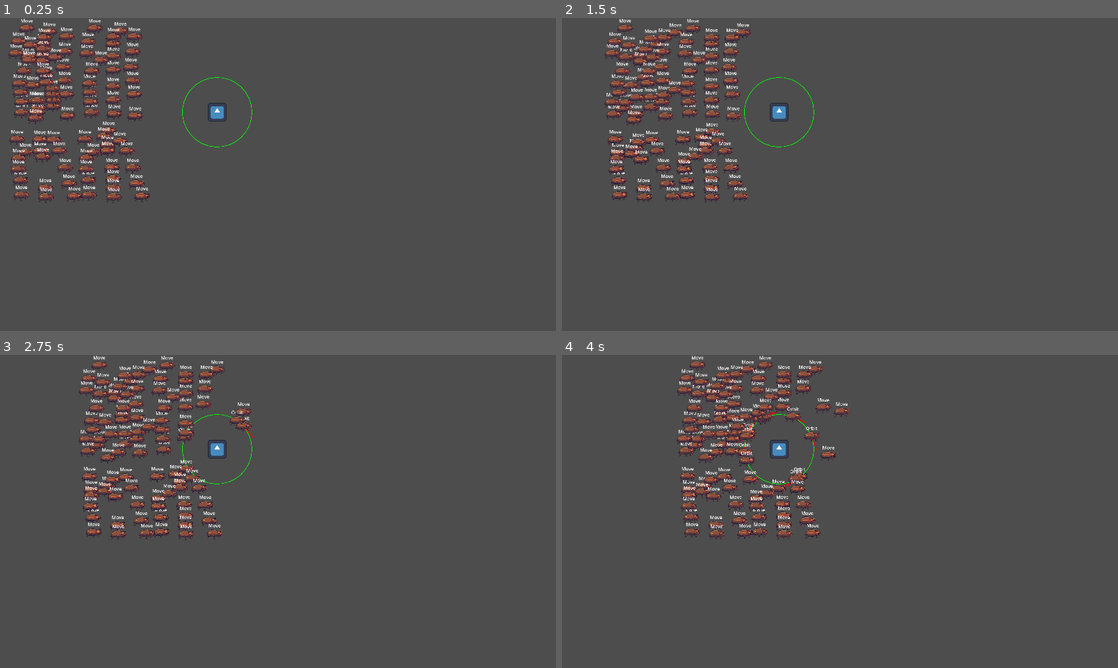
Above: before the commit, frames 1-4 (two rows, left to right).
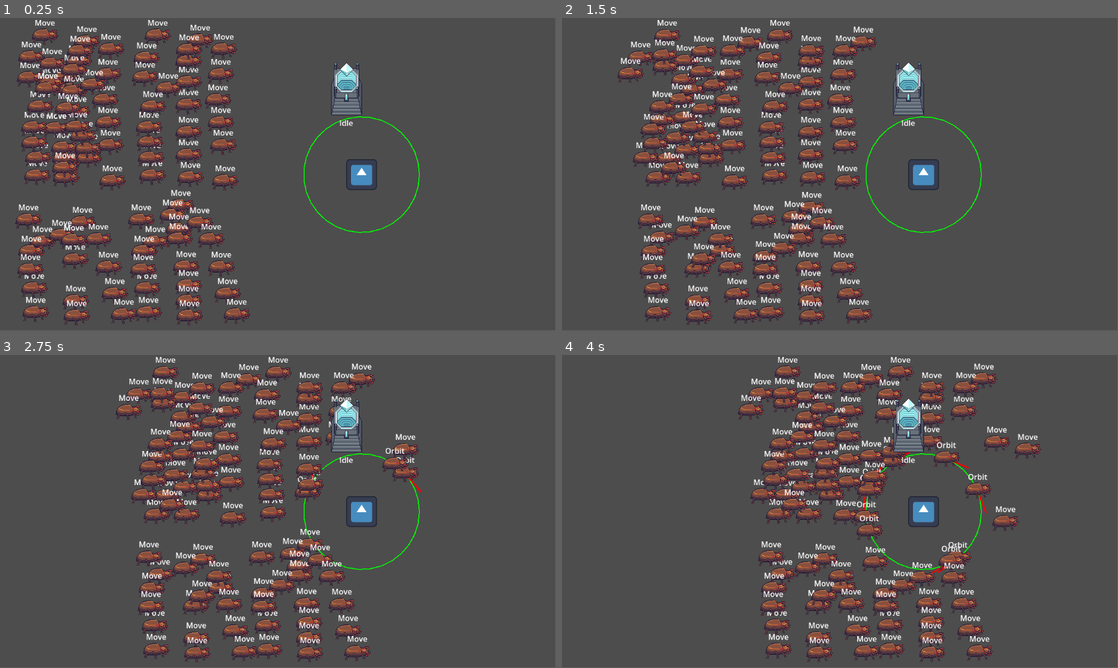
Above: after the commit, the same moments.

Repository: mbarnest/magical-orbits-td
Game: Godot game, scene res://test_scenes/test_orbit.tscn
Same seed, same stepped clock (60 frames per second), same inputs: the game is played once before the commit and once after it. The project has no main scene, so this scene is started directly. The engine's default icon, where the game draws it, is replaced by a stand-in: a white triangle on a blue panel in a dark square.
Inputs:
- Up to frame 1 (0.25 s): no input
- Up to frame 2 (1.5 s): no input
- Up to frame 3 (2.75 s): no input
- Up to frame 4 (4 s): no input
In our replay, the window is 800x450 before the commit and 799x449 after it. These sizes can differ from the game's own. Grey fills any space a smaller window leaves; there, only what the larger window draws over its background counts as a difference.

The runs differ from the first frame. In frame 1, 19% of the frame differs, in the area x 1-76%, y 0-99%; in frame 2, 20%; in frame 3, 20%; in frame 4, 20%, in the area x 20-87%, y 0-98%.

Commit message:
Clean FSM + Create Tower
Clean FSM code
Create Tower

Diff:
--- a/entities/enemies/base/enemy.gd
+++ b/entities/enemies/base/enemy.gd
@@ -1,19 +1,11 @@
 class_name Enemy extends CharacterBody2D
 
-@export_group("Stats")
 @export var speed: float = 100.0
-@export var mass_value: float = 1.0
+@export var mass: float = 1.0
 
 @onready var animated_sprite: AnimatedSprite2D = $AnimatedSprite2D
 @onready var state_machine: StateMachine = $StateMachine
 @onready var state_label: Label = $StateLabel
 
-func _ready() -> void:
-	if state_machine:
-		state_machine.state_changed.connect(_on_state_changed)
-		if state_machine.current_state and state_label:
-			state_label.text = state_machine.current_state.name
-
-func _on_state_changed(new_state_name: String) -> void:
-	if state_label:
-		state_label.text = new_state_name
+func _process(_delta):
+	state_label.text = state_machine.current_state.name
--- a/entities/enemies/base/enemy_base.tscn
+++ b/entities/enemies/base/enemy_base.tscn
@@ -43,3 +43,5 @@
 offset_top = -40.0
 offset_right = 20.0
 offset_bottom = -17.0
+text = "State"
+horizontal_alignment = 1
--- a/entities/enemies/base/states/enemy_move.gd
+++ b/entities/enemies/base/states/enemy_move.gd
@@ -4,6 +4,6 @@
 	if enemy.animated_sprite:
 		enemy.animated_sprite.play("walk")
 
-func physics_update(delta: float) -> void:
+func physics_update(_delta: float) -> void:
 	enemy.velocity = Vector2.RIGHT * enemy.speed
 	enemy.move_and_slide()
--- a/entities/enemies/base/states/enemy_orbit.gd
+++ b/entities/enemies/base/states/enemy_orbit.gd
@@ -1,28 +1,21 @@
 class_name EnemyOrbit extends EnemyState
 
-var current_angle: float = 0.0
-var orbit_radius: float = 120.0
-var angular_velocity: float = 3.0
+@export var current_angle: float = 0.0
+@export var orbit_radius: float = 120.0
+@export var angular_velocity: float = 3.0
+
 var tower_ref: Node2D = null
 
 func enter(msg := {}) -> void:
-	if msg.has("tower"):
-		tower_ref = msg["tower"]
-	if msg.has("radius"):
-		orbit_radius = msg["radius"]
-	if msg.has("base_omega"):
-		var mass = enemy.mass_value if enemy and enemy.mass_value > 0 else 1.0
-		angular_velocity = msg["base_omega"] / mass
+	tower_ref = msg["tower"]
+	orbit_radius = msg["radius"]
+	angular_velocity = msg["base_omega"] / enemy.mass
 
-	if tower_ref and enemy:
-		var offset: Vector2 = enemy.global_position - tower_ref.global_position
-		current_angle = offset.angle()
-		enemy.animated_sprite.play("walk")
+	var offset: Vector2 = enemy.global_position - tower_ref.global_position
+	current_angle = offset.angle()
+	enemy.animated_sprite.play("walk")
 
 func physics_update(delta: float) -> void:
-	if not is_instance_valid(tower_ref) or not enemy:
-		return
-
 	current_angle += angular_velocity * delta
 	var offset := Vector2(cos(current_angle), sin(current_angle)) * orbit_radius
 	enemy.global_position = tower_ref.global_position + offset
--- a/entities/enemies/base/states/enemy_state.gd
+++ b/entities/enemies/base/states/enemy_state.gd
@@ -6,4 +6,3 @@
 func _ready() -> void:
 	await owner.ready
 	enemy = owner as Enemy
-	assert(enemy != null, "EnemyState script must be used within an Enemy scene.")
--- /dev/null
+++ b/entities/towers/states/tower_idle.gd
@@ -0,0 +1,13 @@
+class_name TowerIdle extends TowerState
+
+# Called when entering the state
+func enter(_msg := {}) -> void:
+	pass
+
+# Called when exiting the state
+func exit() -> void:
+	pass
+
+# Called during the physics processing loop
+func physics_update(_delta: float) -> void:
+	pass
--- /dev/null
+++ b/entities/towers/states/tower_state.gd
@@ -0,0 +1,8 @@
+class_name TowerState extends State
+
+# Reference to the tower root node
+var tower: Tower
+
+func _ready():
+	await owner.ready
+	tower = owner as Tower
--- /dev/null
+++ b/entities/towers/tower.gd
@@ -0,0 +1,9 @@
+class_name Tower extends Node2D
+
+@export_range(1,3) var level: int = 1
+
+@onready var state_machine: StateMachine = $StateMachine
+@onready var state_label: Label = $StateLabel
+
+func _process(delta):
+	state_label.text = state_machine.current_state.name
--- /dev/null
+++ b/entities/towers/tower.tscn
@@ -0,0 +1,520 @@
+[gd_scene format=3 uid="uid://c4dixhf7u72hy"]
+
+[ext_resource type="Script" uid="uid://b0j0bhp77yk7g" path="res://entities/towers/tower.gd" id="1_3qjjp"]
+[ext_resource type="Texture2D" uid="uid://dhynugofo4i7l" path="res://assets/towers/Tower 02.png" id="1_fqylt"]
+[ext_resource type="Texture2D" uid="uid://br2btlxg75jhe" path="res://assets/towers/Tower 02 - Level 01 - Weapon.png" id="2_4p4bm"]
+[ext_resource type="Texture2D" uid="uid://d4lcmy3hrtxtx" path="res://assets/towers/Tower 02 - Level 02 - Weapon.png" id="3_igp14"]
+[ext_resource type="Texture2D" uid="uid://lwwm22rakc60" path="res://assets/towers/Tower 02 - Level 03 - Weapon.png" id="4_3qjjp"]
+[ext_resource type="Script" uid="uid://c27lu6bjutm2x" path="res://fsm/state_machine.gd" id="6_irjtw"]
+[ext_resource type="Script" uid="uid://bhvcn1vne4wer" path="res://entities/towers/states/tower_idle.gd" id="7_irjtw"]
+
+[sub_resource type="AtlasTexture" id="AtlasTexture_irjtw"]
+atlas = ExtResource("2_4p4bm")
+region = Rect2(144, 48, 48, 48)
+
+[sub_resource type="AtlasTexture" id="AtlasTexture_wfufn"]
+atlas = ExtResource("2_4p4bm")
+region = Rect2(192, 48, 48, 48)
+
+[sub_resource type="AtlasTexture" id="AtlasTexture_klv4w"]
+atlas = ExtResource("2_4p4bm")
+region = Rect2(240, 48, 48, 48)
+
+[sub_resource type="AtlasTexture" id="AtlasTexture_fr5og"]
+atlas = ExtResource("2_4p4bm")
+region = Rect2(288, 48, 48, 48)
+
+[sub_resource type="AtlasTexture" id="AtlasTexture_psyns"]
+atlas = ExtResource("2_4p4bm")
+region = Rect2(336, 48, 48, 48)
+
+[sub_resource type="AtlasTexture" id="AtlasTexture_edjlk"]
+atlas = ExtResource("2_4p4bm")
+region = Rect2(384, 48, 48, 48)
+
+[sub_resource type="AtlasTexture" id="AtlasTexture_it6y3"]
+atlas = ExtResource("2_4p4bm")
+region = Rect2(432, 48, 48, 48)
+
+[sub_resource type="AtlasTexture" id="AtlasTexture_qsg1a"]
+atlas = ExtResource("2_4p4bm")
+region = Rect2(480, 48, 48, 48)
+
+[sub_resource type="AtlasTexture" id="AtlasTexture_m53j6"]
+atlas = ExtResource("2_4p4bm")
+region = Rect2(528, 48, 48, 48)
+
+[sub_resource type="AtlasTexture" id="AtlasTexture_fhyl5"]
+atlas = ExtResource("2_4p4bm")
+region = Rect2(576, 48, 48, 48)
+
+[sub_resource type="AtlasTexture" id="AtlasTexture_tqyko"]
+atlas = ExtResource("2_4p4bm")
+region = Rect2(624, 48, 48, 48)
+
+[sub_resource type="AtlasTexture" id="AtlasTexture_5dj7s"]
+atlas = ExtResource("2_4p4bm")
+region = Rect2(672, 48, 48, 48)
+
+[sub_resource type="AtlasTexture" id="AtlasTexture_8ueb4"]
+atlas = ExtResource("2_4p4bm")
+region = Rect2(720, 48, 48, 48)
+
+[sub_resource type="AtlasTexture" id="AtlasTexture_n3icb"]
+atlas = ExtResource("2_4p4bm")
+region = Rect2(0, 0, 48, 48)
+
+[sub_resource type="AtlasTexture" id="AtlasTexture_epye6"]
+atlas = ExtResource("2_4p4bm")
+region = Rect2(48, 0, 48, 48)
+
+[sub_resource type="AtlasTexture" id="AtlasTexture_rw8mw"]
+atlas = ExtResource("2_4p4bm")
+region = Rect2(96, 0, 48, 48)
+
+[sub_resource type="AtlasTexture" id="AtlasTexture_u4rcn"]
+atlas = ExtResource("2_4p4bm")
+region = Rect2(144, 0, 48, 48)
+
+[sub_resource type="AtlasTexture" id="AtlasTexture_0kpwa"]
+atlas = ExtResource("2_4p4bm")
+region = Rect2(192, 0, 48, 48)
+
+[sub_resource type="AtlasTexture" id="AtlasTexture_aw25e"]
+atlas = ExtResource("2_4p4bm")
+region = Rect2(240, 0, 48, 48)
+
+[sub_resource type="AtlasTexture" id="AtlasTexture_6krhm"]
+atlas = ExtResource("2_4p4bm")
+region = Rect2(288, 0, 48, 48)
+
+[sub_resource type="AtlasTexture" id="AtlasTexture_6df2s"]
+atlas = ExtResource("2_4p4bm")
+region = Rect2(336, 0, 48, 48)
+
+[sub_resource type="AtlasTexture" id="AtlasTexture_5jkhp"]
+atlas = ExtResource("2_4p4bm")
+region = Rect2(384, 0, 48, 48)
+
+[sub_resource type="AtlasTexture" id="AtlasTexture_hf4v2"]
+atlas = ExtResource("2_4p4bm")
+region = Rect2(432, 0, 48, 48)
+
+[sub_resource type="AtlasTexture" id="AtlasTexture_atf8u"]
+atlas = ExtResource("3_igp14")
+region = Rect2(0, 0, 64, 64)
+
+[sub_resource type="AtlasTexture" id="AtlasTexture_bk3x5"]
+atlas = ExtResource("3_igp14")
+region = Rect2(64, 0, 64, 64)
+
+[sub_resource type="AtlasTexture" id="AtlasTexture_o6mhg"]
+atlas = ExtResource("3_igp14")
+region = Rect2(128, 0, 64, 64)
+
+[sub_resource type="AtlasTexture" id="AtlasTexture_ew0qo"]
+atlas = ExtResource("3_igp14")
+region = Rect2(192, 0, 64, 64)
+
+[sub_resource type="AtlasTexture" id="AtlasTexture_u0hpp"]
+atlas = ExtResource("3_igp14")
+region = Rect2(256, 0, 64, 64)
+
+[sub_resource type="AtlasTexture" id="AtlasTexture_d7afa"]
+atlas = ExtResource("3_igp14")
+region = Rect2(320, 0, 64, 64)
+
+[sub_resource type="AtlasTexture" id="AtlasTexture_2l4mo"]
+atlas = ExtResource("3_igp14")
+region = Rect2(384, 0, 64, 64)
+
+[sub_resource type="AtlasTexture" id="AtlasTexture_mobyf"]
+atlas = ExtResource("3_igp14")
+region = Rect2(448, 0, 64, 64)
+
+[sub_resource type="AtlasTexture" id="AtlasTexture_8n41v"]
+atlas = ExtResource("3_igp14")
+region = Rect2(512, 0, 64, 64)
+
+[sub_resource type="AtlasTexture" id="AtlasTexture_uik0n"]
+atlas = ExtResource("3_igp14")
+region = Rect2(576, 0, 64, 64)
+
+[sub_resource type="AtlasTexture" id="AtlasTexture_0hevf"]
+atlas = ExtResource("3_igp14")
+region = Rect2(640, 0, 64, 64)
+
+[sub_resource type="AtlasTexture" id="AtlasTexture_mf86w"]
+atlas = ExtResource("3_igp14")
+region = Rect2(704, 0, 64, 64)
+
+[sub_resource type="AtlasTexture" id="AtlasTexture_rhang"]
+atlas = ExtResource("3_igp14")
+region = Rect2(768, 0, 64, 64)
+
+[sub_resource type="AtlasTexture" id="AtlasTexture_mk8r5"]
+atlas = ExtResource("3_igp14")
+region = Rect2(832, 0, 64, 64)
+
+[sub_resource type="AtlasTexture" id="AtlasTexture_1hwl3"]
+atlas = ExtResource("3_igp14")
+region = Rect2(896, 0, 64, 64)
+
+[sub_resource type="AtlasTexture" id="AtlasTexture_6w7r7"]
+atlas = ExtResource("3_igp14")
+region = Rect2(960, 0, 64, 64)
+
+[sub_resource type="AtlasTexture" id="AtlasTexture_xfn0y"]
+atlas = ExtResource("4_3qjjp")
+region = Rect2(0, 0, 64, 64)
+
+[sub_resource type="AtlasTexture" id="AtlasTexture_jbe4w"]
+atlas = ExtResource("4_3qjjp")
+region = Rect2(64, 0, 64, 64)
+
+[sub_resource type="AtlasTexture" id="AtlasTexture_l8068"]
+atlas = ExtResource("4_3qjjp")
+region = Rect2(128, 0, 64, 64)
+
+[sub_resource type="AtlasTexture" id="AtlasTexture_sjcvx"]
+atlas = ExtResource("4_3qjjp")
+region = Rect2(192, 0, 64, 64)
+
+[sub_resource type="AtlasTexture" id="AtlasTexture_6fsux"]
+atlas = ExtResource("4_3qjjp")
+region = Rect2(256, 0, 64, 64)
+
+[sub_resource type="AtlasTexture" id="AtlasTexture_ro02f"]
+atlas = ExtResource("4_3qjjp")
+region = Rect2(320, 0, 64, 64)
+
+[sub_resource type="AtlasTexture" id="AtlasTexture_ke1ht"]
+atlas = ExtResource("4_3qjjp")
+region = Rect2(384, 0, 64, 64)
+
+[sub_resource type="AtlasTexture" id="AtlasTexture_kdt56"]
+atlas = ExtResource("4_3qjjp")
+region = Rect2(448, 0, 64, 64)
+
+[sub_resource type="AtlasTexture" id="AtlasTexture_rswpl"]
+atlas = ExtResource("4_3qjjp")
+region = Rect2(512, 0, 64, 64)
+
+[sub_resource type="AtlasTexture" id="AtlasTexture_q6wm7"]
+atlas = ExtResource("4_3qjjp")
+region = Rect2(576, 0, 64, 64)
+
+[sub_resource type="AtlasTexture" id="AtlasTexture_5tdc1"]
+atlas = ExtResource("4_3qjjp")
+region = Rect2(640, 0, 64, 64)
+
+[sub_resource type="AtlasTexture" id="AtlasTexture_j8r4o"]
+atlas = ExtResource("4_3qjjp")
+region = Rect2(704, 0, 64, 64)
+
+[sub_resource type="AtlasTexture" id="AtlasTexture_sflr0"]
+atlas = ExtResource("4_3qjjp")
+region = Rect2(768, 0, 64, 64)
+
+[sub_resource type="AtlasTexture" id="AtlasTexture_3g0ua"]
+atlas = ExtResource("4_3qjjp")
+region = Rect2(832, 0, 64, 64)
+
+[sub_resource type="AtlasTexture" id="AtlasTexture_48bh7"]
+atlas = ExtResource("4_3qjjp")
+region = Rect2(896, 0, 64, 64)
+
+[sub_resource type="AtlasTexture" id="AtlasTexture_7ha2k"]
+atlas = ExtResource("4_3qjjp")
+region = Rect2(960, 0, 64, 64)
+
+[sub_resource type="AtlasTexture" id="AtlasTexture_ucx1u"]
+atlas = ExtResource("4_3qjjp")
+region = Rect2(1024, 0, 64, 64)
+
+[sub_resource type="AtlasTexture" id="AtlasTexture_lfi1s"]
+atlas = ExtResource("4_3qjjp")
+region = Rect2(1088, 0, 64, 64)
+
+[sub_resource type="AtlasTexture" id="AtlasTexture_tlx56"]
+atlas = ExtResource("4_3qjjp")
+region = Rect2(1152, 0, 64, 64)
+
+[sub_resource type="AtlasTexture" id="AtlasTexture_vw5oc"]
+atlas = ExtResource("4_3qjjp")
+region = Rect2(1216, 0, 64, 64)
+
+[sub_resource type="AtlasTexture" id="AtlasTexture_qkbd6"]
+atlas = ExtResource("2_4p4bm")
+region = Rect2(0, 48, 48, 48)
+
+[sub_resource type="AtlasTexture" id="AtlasTexture_p53qx"]
+atlas = ExtResource("2_4p4bm")
+region = Rect2(48, 48, 48, 48)
+
+[sub_resource type="AtlasTexture" id="AtlasTexture_fb3tp"]
+atlas = ExtResource("2_4p4bm")
+region = Rect2(96, 48, 48, 48)
+
+[sub_resource type="SpriteFrames" id="SpriteFrames_j8abd"]
+animations = [{
+"frames": [{
+"duration": 1.0,
+"texture": SubResource("AtlasTexture_irjtw")
+}, {
+"duration": 1.0,
+"texture": SubResource("AtlasTexture_wfufn")
+}, {
+"duration": 1.0,
+"texture": SubResource("AtlasTexture_klv4w")
+}, {
+"duration": 1.0,
+"texture": SubResource("AtlasTexture_fr5og")
+}, {
+"duration": 1.0,
+"texture": SubResource("AtlasTexture_psyns")
+}, {
+"duration": 1.0,
+"texture": SubResource("AtlasTexture_edjlk")
+}, {
+"duration": 1.0,
+"texture": SubResource("AtlasTexture_it6y3")
+}, {
+"duration": 1.0,
+"texture": SubResource("AtlasTexture_qsg1a")
+}, {
+"duration": 1.0,
+"texture": SubResource("AtlasTexture_m53j6")
+}, {
+"duration": 1.0,
+"texture": SubResource("AtlasTexture_fhyl5")
+}],
+"loop": 1,
+"name": &"action_lvl1",
+"speed": 9.0
+}, {
+"frames": [{
+"duration": 1.0,
+"texture": SubResource("AtlasTexture_tqyko")
+}, {
+"duration": 1.0,
+"texture": SubResource("AtlasTexture_5dj7s")
+}, {
+"duration": 1.0,
+"texture": SubResource("AtlasTexture_8ueb4")
+}],
+"loop": 0,
+"name": &"close_lvl1",
+"speed": 6.0
+}, {
+"frames": [{
+"duration": 1.0,
+"texture": SubResource("AtlasTexture_n3icb")
+}, {
+"duration": 1.0,
+"texture": SubResource("AtlasTexture_epye6")
+}, {
+"duration": 1.0,
+"texture": SubResource("AtlasTexture_rw8mw")
+}, {
+"duration": 1.0,
+"texture": SubResource("AtlasTexture_u4rcn")
+}, {
+"duration": 1.0,
+"texture": SubResource("AtlasTexture_0kpwa")
+}, {
+"duration": 1.0,
+"texture": SubResource("AtlasTexture_aw25e")
+}, {
+"duration": 1.0,
+"texture": SubResource("AtlasTexture_6krhm")
+}, {
+"duration": 1.0,
+"texture": SubResource("AtlasTexture_6df2s")
+}, {
+"duration": 1.0,
+"texture": SubResource("AtlasTexture_5jkhp")
+}, {
+"duration": 1.0,
+"texture": SubResource("AtlasTexture_hf4v2")
+}],
+"loop": 1,
+"name": &"idle_lvl1",
+"speed": 9.0
+}, {
+"frames": [{
+"duration": 1.0,
+"texture": SubResource("AtlasTexture_atf8u")
+}, {
+"duration": 1.0,
+"texture": SubResource("AtlasTexture_bk3x5")
+}, {
+"duration": 1.0,
+"texture": SubResource("AtlasTexture_o6mhg")
+}, {
+"duration": 1.0,
+"texture": SubResource("AtlasTexture_ew0qo")
+}, {
+"duration": 1.0,
+"texture": SubResource("AtlasTexture_u0hpp")
+}, {
+"duration": 1.0,
+"texture": SubResource("AtlasTexture_d7afa")
+}, {
+"duration": 1.0,
+"texture": SubResource("AtlasTexture_2l4mo")
+}, {
+"duration": 1.0,
+"texture": SubResource("AtlasTexture_mobyf")
+}, {
+"duration": 1.0,
+"texture": SubResource("AtlasTexture_8n41v")
+}, {
+"duration": 1.0,
+"texture": SubResource("AtlasTexture_uik0n")
+}, {
+"duration": 1.0,
+"texture": SubResource("AtlasTexture_0hevf")
+}, {
+"duration": 1.0,
+"texture": SubResource("AtlasTexture_mf86w")
+}, {
+"duration": 1.0,
+"texture": SubResource("AtlasTexture_rhang")
+}, {
+"duration": 1.0,
+"texture": SubResource("AtlasTexture_mk8r5")
+}, {
+"duration": 1.0,
+"texture": SubResource("AtlasTexture_1hwl3")
+}, {
+"duration": 1.0,
+"texture": SubResource("AtlasTexture_6w7r7")
+}],
+"loop": 1,
+"name": &"idle_lvl2",
+"speed": 8.0
+}, {
+"frames": [{
+"duration": 1.0,
+"texture": SubResource("AtlasTexture_xfn0y")
+}, {
+"duration": 1.0,
+"texture": SubResource("AtlasTexture_jbe4w")
+}, {
+"duration": 1.0,
+"texture": SubResource("AtlasTexture_l8068")
+}, {
+"duration": 1.0,
+"texture": SubResource("AtlasTexture_sjcvx")
+}, {
+"duration": 1.0,
+"texture": SubResource("AtlasTexture_6fsux")
+}, {
+"duration": 1.0,
+"texture": SubResource("AtlasTexture_ro02f")
+}, {
+"duration": 1.0,
+"texture": SubResource("AtlasTexture_ke1ht")
+}, {
+"duration": 1.0,
+"texture": SubResource("AtlasTexture_kdt56")
+}, {
+"duration": 1.0,
+"texture": SubResource("AtlasTexture_rswpl")
+}, {
+"duration": 1.0,
+"texture": SubResource("AtlasTexture_q6wm7")
+}, {
+"duration": 1.0,
+"texture": SubResource("AtlasTexture_5tdc1")
+}, {
+"duration": 1.0,
+"texture": SubResource("AtlasTexture_j8r4o")
+}, {
+"duration": 1.0,
+"texture": SubResource("AtlasTexture_sflr0")
+}, {
+"duration": 1.0,
+"texture": SubResource("AtlasTexture_3g0ua")
+}, {
+"duration": 1.0,
+"texture": SubResource("AtlasTexture_48bh7")
+}, {
+"duration": 1.0,
+"texture": SubResource("AtlasTexture_7ha2k")
+}, {
+"duration": 1.0,
+"texture": SubResource("AtlasTexture_ucx1u")
+}, {
+"duration": 1.0,
+"texture": SubResource("AtlasTexture_lfi1s")
+}, {
+"duration": 1.0,
+"texture": SubResource("AtlasTexture_tlx56")
+}, {
+"duration": 1.0,
+"texture": SubResource("AtlasTexture_vw5oc")
+}],
+"loop": 1,
+"name": &"idle_lvl3",
+"speed": 10.0
+}, {
+"frames": [{
+"duration": 1.0,
+"texture": SubResource("AtlasTexture_qkbd6")
+}, {
+"duration": 1.0,
+"texture": SubResource("AtlasTexture_p53qx")
+}, {
+"duration": 1.0,
+"texture": SubResource("AtlasTexture_fb3tp")
+}],
+"loop": 0,
+"name": &"open_lvl1",
+"speed": 6.0
+}]
+
+[sub_resource type="CircleShape2D" id="CircleShape2D_j8abd"]
+radius = 103.00485
+
+[node name="Tower" type="Node2D" unique_id=653287468]
+script = ExtResource("1_3qjjp")
+metadata/_edit_group_ = true
+
+[node name="BaseSprite" type="Sprite2D" parent="." unique_id=981413591]
+texture = ExtResource("1_fqylt")
+hframes = 3
+
+[node name="GemSprite" type="AnimatedSprite2D" parent="." unique_id=513582247]
+sprite_frames = SubResource("SpriteFrames_j8abd")
+animation = &"idle_lvl1"
+autoplay = "idle_lvl1"
+frame = 6
+frame_progress = 0.9654328
+
+[node name="Range" type="Area2D" parent="." unique_id=1668035683]
+
+[node name="CollisionShape2D" type="CollisionShape2D" parent="Range" unique_id=764221057]
+position = Vector2(0, 48)
+shape = SubResource("CircleShape2D_j8abd")
+
+[node name="OrbitCenter" type="Marker2D" parent="." unique_id=322717061]
+position = Vector2(0, 48)
+
+[node name="TransferLine" type="Line2D" parent="." unique_id=1231439643]
+
+[node name="StateMachine" type="Node" parent="." unique_id=492722158 node_paths=PackedStringArray("initial_state")]
+script = ExtResource("6_irjtw")
+initial_state = NodePath("Idle")
+
+[node name="Idle" type="Node" parent="StateMachine" unique_id=285885001]
+script = ExtResource("7_irjtw")
+
+[node name="StateLabel" type="Label" parent="." unique_id=1701412413]
+offset_left = -20.0
+offset_top = 100.0
+offset_right = 20.0
+offset_bottom = 123.0
+text = "State"
+horizontal_alignment = 1
--- a/fsm/state_machine.gd
+++ b/fsm/state_machine.gd
@@ -1,35 +1,27 @@
 class_name StateMachine extends Node
-
-signal state_changed(new_state_name: String)
 
 # Initial state set from the Inspector
 @export var initial_state: State
+
 var current_state: State
 
 func _ready() -> void:
 	await owner.ready
+
 	# Connect transition signals from all child State nodes
 	for child in get_children():
-		if child is State:
-			child.transition_requested.connect(_on_transition_requested)
-	# Enter initial state if defined
-	if initial_state:
-		current_state = initial_state
-		current_state.enter()
-		state_changed.emit(current_state.name)
+		child.transition_requested.connect(_on_transition_requested)
+
+	# Enter initial state
+	current_state = initial_state
+	current_state.enter()
 
 func _physics_process(delta: float) -> void:
-	# Delegate physics update to active state
-	if current_state:
-		current_state.physics_update(delta)
+	current_state.physics_update(delta)
 
 # Handles switching from current_state to target_state
 func _on_transition_requested(target_state_name: String, msg := {}) -> void:
-	if not has_node(target_state_name):
-		return
-	if current_state:
-		current_state.exit()
+	current_state.exit()
+
 	current_state = get_node(target_state_name) as State
 	current_state.enter(msg)
-
-	state_changed.emit(current_state.name)
--- a/project.godot
+++ b/project.godot
@@ -14,14 +14,6 @@
 config/features=PackedStringArray("4.7", "GL Compatibility")
 config/icon="res://icon.svg"
 
-[display]
-
-window/size/viewport_width=1920
-window/size/viewport_height=1080
-window/size/initial_position_type=3
-window/stretch/mode="viewport"
-window/stretch/aspect="expand"
-
 [physics]
 
 3d/physics_engine="Jolt Physics"
--- a/test_scenes/test_orbit.tscn
+++ b/test_scenes/test_orbit.tscn
@@ -3,6 +3,7 @@
 [ext_resource type="Script" uid="uid://cyk7fua10aldb" path="res://test_scenes/test_orbit.gd" id="1_fsnio"]
 [ext_resource type="PackedScene" uid="uid://brukt14jhkvpx" path="res://entities/enemies/units/firebug.tscn" id="2_35vaj"]
 [ext_resource type="Texture2D" uid="uid://bsbfl80srvtr6" path="res://icon.svg" id="3_vqdh1"]
+[ext_resource type="PackedScene" uid="uid://c4dixhf7u72hy" path="res://entities/towers/tower.tscn" id="4_hj1ny"]
 
 [node name="TestOrbit" type="Node2D" unique_id=719864351]
 script = ExtResource("1_fsnio")
@@ -308,3 +309,6 @@
 position = Vector2(750, 325)
 scale = Vector2(0.5, 0.5)
 texture = ExtResource("3_vqdh1")
+
+[node name="Tower" parent="." unique_id=653287468 instance=ExtResource("4_hj1ny")]
+position = Vector2(719, 106)
Binary file added: assets/towers/Tower 02 - Level 01 - Weapon.png
Not shown, added: assets/towers/Tower 02 - Level 01 - Weapon.png.import
Binary file added: assets/towers/Tower 02 - Level 02 - Weapon.png
Not shown, added: assets/towers/Tower 02 - Level 02 - Weapon.png.import
Binary file added: assets/towers/Tower 02 - Level 03 - Weapon.png
Not shown, added: assets/towers/Tower 02 - Level 03 - Weapon.png.import
Binary file added: assets/towers/Tower 02.png
Not shown, added: assets/towers/Tower 02.png.import
Not shown, added: entities/towers/states/tower_idle.gd.uid
Not shown, added: entities/towers/states/tower_state.gd.uid
Not shown, added: entities/towers/tower.gd.uid
